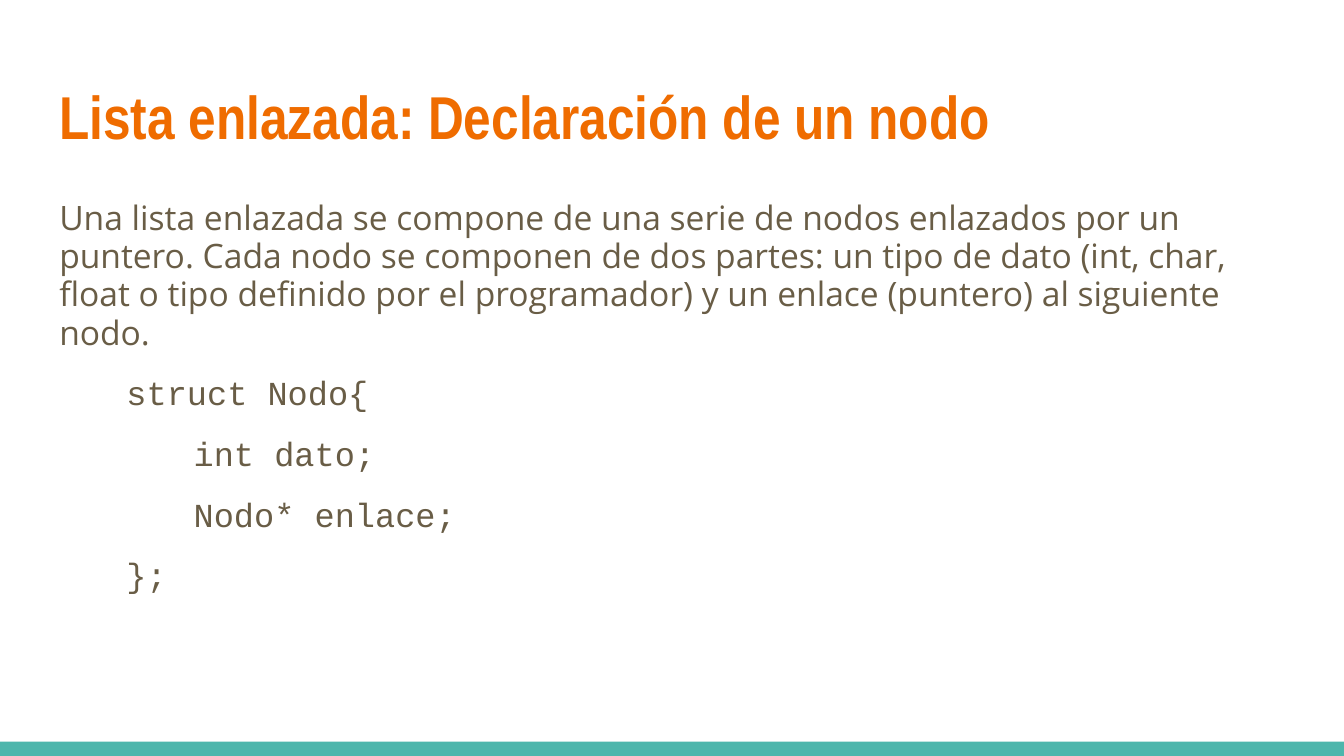
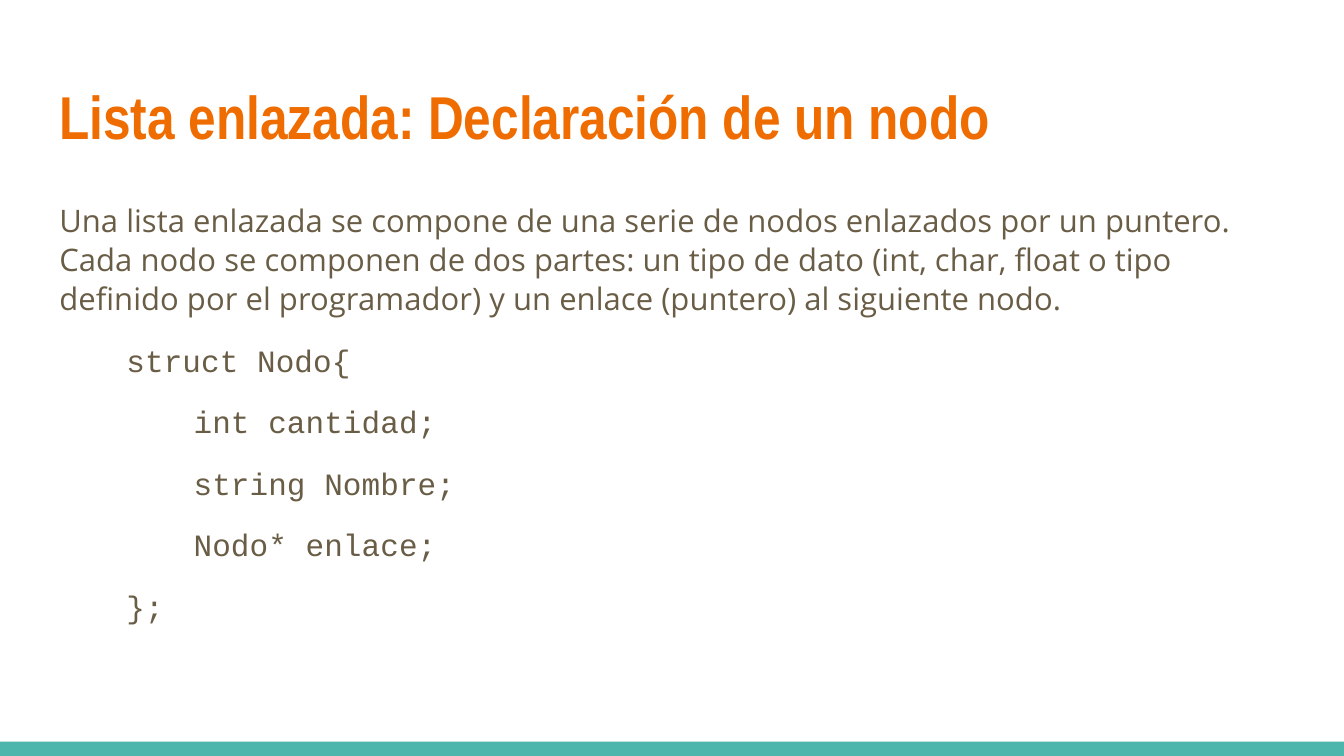
Before and after one commit to rayesro/BrunchyApp_POC, a slide deck: slide 9 of presentaciones/Programacion avanzada - 04 Listas ligadas y archivos binarios .pptx. Drawn at 1344x756 pixels with LibreOffice and Linux fonts; fonts in the diff are those of the drawing. Boxes give left, top, right and bottom in pixels: in the first picture for what was removed or moved away, otherwise in the second. Text is boxed around its words. In the diff, an @@ line names an element or a change of style, - is before the commit and + after.

Commit message:
Ejercicio de listas vista en el grupo 4

```diff
--- a/presentaciones/Programacion avanzada - 04 Listas ligadas y archivos binarios .pptx
+++ b/presentaciones/Programacion avanzada - 04 Listas ligadas y archivos binarios .pptx
@@ text at bbox=[59, 208, 1230, 562]: size 18 to 16.6 pt in "Una lista enlazada se compone de una ...", "struct Nodo{", "Nodo* enlace;", "};"; line spacing 0.95 to 1.05 @@
@@ text at bbox=[194, 411, 455, 502]: text changed; size 18 to 16.6 pt @@
-int dato;
+int cantidad;
+string Nombre;
```
Also in this commit, not shown: 10 other slides changed, 6 other files.
